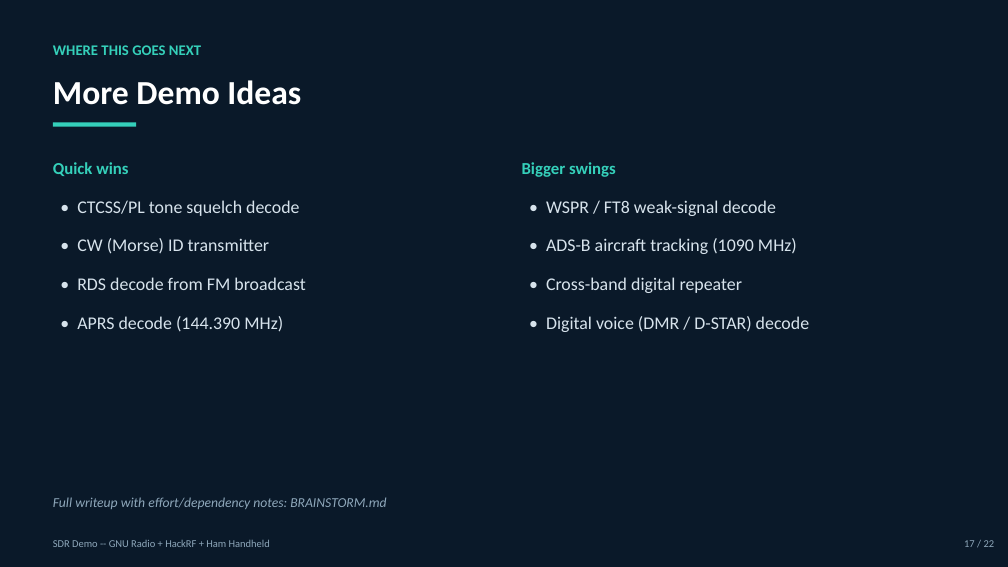
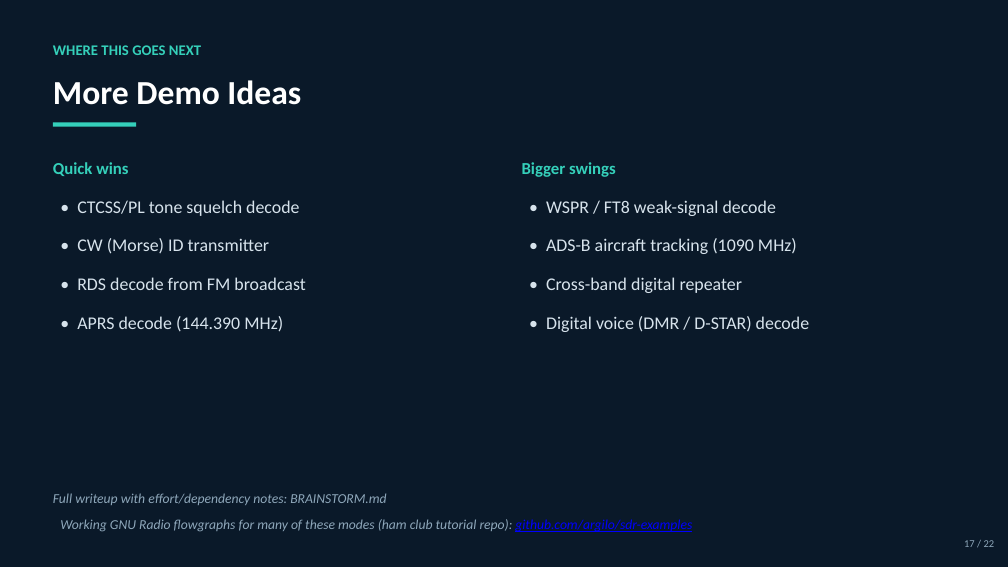
Before and after one commit to W5TSU/SDR-Demo, a slide deck: slide 18 of slides/SDR_Demo.pptx. Drawn at 1008x567 pixels with LibreOffice and Linux fonts; fonts in the diff are those of the drawing. Boxes give left, top, right and bottom in pixels: in the first picture for what was removed or moved away, otherwise in the second. Text is boxed around its words. In the diff, an @@ line names an element or a change of style, - is before the commit and + after.

```diff
--- a/slides/SDR_Demo.pptx
+++ b/slides/SDR_Demo.pptx
@@ text "Full writeup with effort/dependency notes: ...": place and size @@
-text "Full writeup with effort/dependency notes: ..." at (53, 497, 386, 509)
+text "Full writeup with effort/dependency notes: ..." at (53, 493, 386, 505)
@@ text at (60, 519, 692, 532): text changed; size 10 to 13 pt; italic on @@
-SDR Demo -- GNU Radio + HackRF + Ham Handheld
+Working GNU Radio flowgraphs for many of these modes (ham club tutorial repo): github.com/argilo/sdr-examples
```
Also in this commit, not shown: 1 other file.
